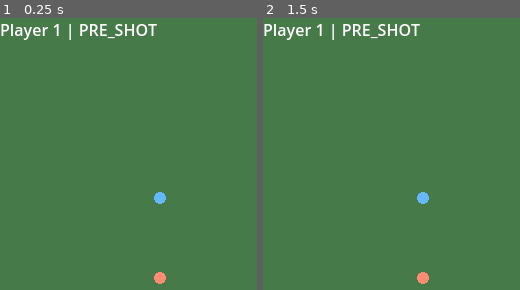
Above: before the commit, frames 1-2 (left to right).
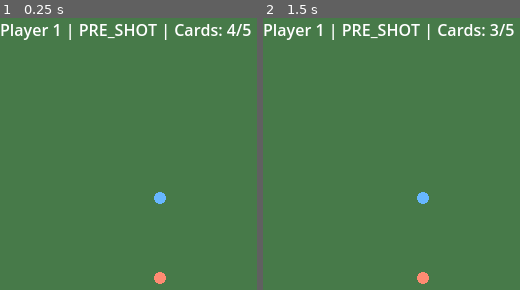
Above: after the commit, the same moments.

Repository: MancusMagpie/golfproject
Game: Godot game, scene res://scenes/main.tscn
Same seed, same stepped clock (60 frames per second), same inputs: the game is played once before the commit and once after it. The project has no main scene, so this scene is started directly.
Inputs (mouse positions are in pixels of both pictures, inside the frame that each line leads up to):
- Up to frame 1 (0.25 s): no input
- Up to frame 2 (1.5 s): tap Enter at 0.5 s; move the mouse to (outside the picture) at 0.52 s; tap 1 at 0.6 s; click (outside the picture) at 0.67 s; tap Space at 0.77, 1.25 s; tap 2 at 0.8 s; drag from (455, 216) to (outside the picture) at 1.27 s

The runs differ from the first frame. In frame 1, 0.6% of the frame differs, in the area x 64-98%, y 2-9%; in frame 2, 0.6%.

Commit message:
milestone0.4 complete
Added basic ability, and required pause to trigger then. added a hand size and card consumption

Diff:
--- a/scripts/ability_manager.gd
+++ b/scripts/ability_manager.gd
@@ -1 +1,236 @@
+
+class_name AbilityManager
 extends Node
+
+signal ability_played(player_id: int, ability_id: String)
+
+# Maximum number of cards a player can hold.
+@export_range(1, 20, 1)
+var max_hand_size: int = 5
+
+@onready var turn_manager: TurnManager = $"../TurnManager"
+@onready var reaction_manager: ReactionManager = $"../ReactionManager"
+
+# Each player has their own hand of cards.
+var hands: Array = [[], []]
+
+
+func _ready() -> void:
+	turn_manager.turn_started.connect(_on_turn_started)
+	_reset_test_hands()
+
+	print("[ABILITY] Test hands initialized")
+
+
+func _make_ability(
+	id: String,
+	display_name: String,
+	timing: GolfAbility.Timing,
+	price: int,
+	flight_allowed: bool = true,
+	post_allowed: bool = true
+) -> GolfAbility:
+	var ability := GolfAbility.new()
+
+	ability.ability_id = id
+	ability.ability_name = display_name
+	ability.timing = timing
+	ability.purchase_price = price
+	ability.allow_in_flight = flight_allowed
+	ability.allow_post_shot = post_allowed
+
+	return ability
+
+
+func _reset_test_hands() -> void:
+	for player_index in range(2):
+		hands[player_index] = []
+
+		_add_card(
+			player_index,
+			_make_ability(
+				"freeze_green",
+				"Freeze Green",
+				GolfAbility.Timing.PRE_SHOT,
+				4
+			)
+		)
+
+		_add_card(
+			player_index,
+			_make_ability(
+				"repair_club",
+				"Repair Club",
+				GolfAbility.Timing.POST_SHOT,
+				3
+			)
+		)
+
+		_add_card(
+			player_index,
+			_make_ability(
+				"sudden_gust",
+				"Sudden Gust",
+				GolfAbility.Timing.INSTANT,
+				9
+			)
+		)
+
+		_add_card(
+			player_index,
+			_make_ability(
+				"sudden_gust",
+				"Sudden Gust",
+				GolfAbility.Timing.INSTANT,
+				9
+			)
+		)
+
+
+func _add_card(
+	player_index: int,
+	ability: GolfAbility
+) -> bool:
+	if hands[player_index].size() >= max_hand_size:
+		print(
+			"[REJECTED] Player ",
+			player_index + 1,
+			" has reached maximum hand size"
+		)
+		return false
+
+	hands[player_index].append(ability)
+	return true
+
+
+func _on_turn_started(
+	_player_index: int,
+	turn_number: int
+) -> void:
+	# Temporary testing behaviour:
+	# Refill both hands at the start of every turn.
+	_reset_test_hands()
+
+	print(
+		"[ABILITY] Test hands reset for turn ",
+		turn_number
+	)
+
+
+func _is_timing_legal(
+	ability: GolfAbility,
+	player_index: int
+) -> bool:
+	var phase: TurnManager.Phase = turn_manager.phase
+
+	match ability.timing:
+		GolfAbility.Timing.PRE_SHOT:
+			return (
+				phase == TurnManager.Phase.PRE_SHOT
+				and player_index == turn_manager.current_player
+				and not reaction_manager.is_reaction_open
+			)
+
+		GolfAbility.Timing.POST_SHOT:
+			return (
+				phase == TurnManager.Phase.POST_SHOT
+				and player_index == turn_manager.current_player
+				and not reaction_manager.is_reaction_open
+			)
+
+		GolfAbility.Timing.INSTANT:
+			if phase == TurnManager.Phase.BALL_IN_MOTION:
+				return ability.allow_in_flight
+
+			if phase == TurnManager.Phase.POST_SHOT:
+				return ability.allow_post_shot
+
+	return false
+
+
+func has_playable_instant(
+	player_index: int,
+	phase: TurnManager.Phase
+) -> bool:
+	if player_index < 0 or player_index >= hands.size():
+		return false
+
+	for card in hands[player_index]:
+		var ability: GolfAbility = card
+
+		if ability.timing != GolfAbility.Timing.INSTANT:
+			continue
+
+		if (
+			phase == TurnManager.Phase.BALL_IN_MOTION
+			and ability.allow_in_flight
+		):
+			return true
+
+		if (
+			phase == TurnManager.Phase.POST_SHOT
+			and ability.allow_post_shot
+		):
+			return true
+
+	return false
+
+
+func try_play_ability(
+	player_index: int,
+	ability_id: String
+) -> bool:
+	if player_index < 0 or player_index >= hands.size():
+		return false
+
+	for card_index in range(hands[player_index].size()):
+		var ability: GolfAbility = hands[player_index][card_index]
+
+		if ability.ability_id != ability_id:
+			continue
+
+		if not _is_timing_legal(ability, player_index):
+			print(
+				"[REJECTED] ",
+				ability.ability_name,
+				" cannot be played in the current phase"
+			)
+			return false
+
+		# Instants require an owned, open reaction window.
+		if ability.timing == GolfAbility.Timing.INSTANT:
+			if (
+				not reaction_manager.is_reaction_open
+				or reaction_manager.reaction_player != player_index
+			):
+				print(
+					"[REJECTED] Open your own reaction window first"
+				)
+				return false
+
+		# Consume one copy of the card.
+		hands[player_index].remove_at(card_index)
+
+		print(
+			"[ABILITY] Player ",
+			player_index + 1,
+			" played ",
+			ability.ability_name,
+			" | Cards remaining: ",
+			hands[player_index].size()
+		)
+
+		if ability.timing == GolfAbility.Timing.INSTANT:
+			reaction_manager.record_card_played(player_index)
+
+		ability_played.emit(player_index, ability.ability_id)
+		return true
+
+	print(
+		"[REJECTED] Player ",
+		player_index + 1,
+		" does not have card: ",
+		ability_id
+	)
+
+	return false
--- /dev/null
+++ b/scripts/golf_ability.gd
@@ -0,0 +1,24 @@
+
+class_name GolfAbility
+extends Resource
+
+enum Timing {
+	PRE_SHOT,
+	POST_SHOT,
+	INSTANT
+}
+
+@export var ability_id: String = ""
+@export var ability_name: String = ""
+@export_multiline var description: String = ""
+
+@export var timing: Timing = Timing.PRE_SHOT
+
+# Cost to purchase the card at the clubhouse.
+# No cost is incurred when activating it.
+@export_range(0, 999, 1)
+var purchase_price: int = 0
+
+# Only relevant to INSTANT abilities.
+@export var allow_in_flight: bool = true
+@export var allow_post_shot: bool = true
--- a/scripts/hud.gd
+++ b/scripts/hud.gd
@@ -3,11 +3,13 @@
 
 @onready var turn_manager: TurnManager = $"../TurnManager"
 @onready var reaction_manager: ReactionManager = $"../ReactionManager"
+@onready var ability_manager: AbilityManager = $"../AbilityManager"
 @onready var turn_label: Label = $TurnLabel
 
 
 func _process(_delta: float) -> void:
-	var player_number: int = turn_manager.current_player + 1
+	var player_index: int = turn_manager.current_player
+	var player_number: int = player_index + 1
 
 	var phase_name: String = TurnManager.Phase.keys()[
 		turn_manager.phase
@@ -18,20 +20,29 @@
 		phase_name
 	]
 
-	# Show the post-shot countdown.
+	# Show current player's hand size.
+	var hand_size: int = ability_manager.hands[player_index].size()
+	var max_hand_size: int = ability_manager.max_hand_size
+
+	display_text += " | Cards: %d/%d" % [
+		hand_size,
+		max_hand_size
+	]
+
+	# Show remaining post-shot countdown.
 	if turn_manager.phase == TurnManager.Phase.POST_SHOT:
 		var remaining: float = turn_manager.end_turn_timer.time_left
 		display_text += " | %.1fs" % remaining
 
-	# Show reaction ownership and remaining time.
+	# Show reaction window owner and countdown.
 	if reaction_manager.is_reaction_open:
-		var reaction_player: int = reaction_manager.reaction_player + 1
+		var reacting_player: int = reaction_manager.reaction_player + 1
 		var reaction_remaining: float = (
 			reaction_manager.reaction_timer.time_left
 		)
 
-		display_text += " | P%d REACTION: %.1fs" % [
-			reaction_player,
+		display_text += "\nP%d REACTION PAUSED | %.1fs" % [
+			reacting_player,
 			reaction_remaining
 		]
 
--- a/scripts/reaction_manager.gd
+++ b/scripts/reaction_manager.gd
@@ -9,6 +9,7 @@
 var reaction_duration: float = 30.0
 
 @onready var turn_manager: TurnManager = $"../TurnManager"
+@onready var ability_manager: AbilityManager = $"../AbilityManager"
 
 @onready var balls: Array[GolfBall] = [
 	$"../GolfBall",
@@ -18,34 +19,22 @@
 var is_reaction_open: bool = false
 var reaction_player: int = -1
 
-# One opportunity per player, per phase, per shot.
-var used_in_flight: Array[bool] = [false, false]
-var used_post_shot: Array[bool] = [false]
+# Track empty reactions for future penalties.
+var consecutive_empty_reactions: Array[int] = [0, 0]
+var cards_played_this_window: int = 0
 
-var tracked_turn: int = -1
 var reaction_timer: Timer
 
 
 func _ready() -> void:
-	# Create our reaction countdown timer.
 	reaction_timer = Timer.new()
 	reaction_timer.name = "ReactionTimer"
 	reaction_timer.one_shot = true
-	reaction_timer.process_callback = Timer.TIMER_PROCESS_IDLE
-
 	add_child(reaction_timer)
 
-	reaction_timer.timeout.connect(
-		_on_reaction_timeout
-	)
-
-	reaction_window_opened.connect(
-		_on_reaction_opened
-	)
-
-	reaction_window_closed.connect(
-		_on_reaction_closed
-	)
+	reaction_timer.timeout.connect(_on_reaction_timeout)
+	reaction_window_opened.connect(_on_reaction_opened)
+	reaction_window_closed.connect(_on_reaction_closed)
 
 
 func _unhandled_key_input(event: InputEvent) -> void:
@@ -65,114 +54,108 @@
 		if reaction_player == player_index:
 			close_reaction_window()
 		else:
-			print(
-				"[REJECTED] Player ",
-				reaction_player + 1,
-				" already owns the reaction window"
-			)
+			print("[REJECTED] Another player's reaction is open")
 		return
 
 	open_reaction_window(player_index)
 
 
 func open_reaction_window(player_index: int) -> void:
-	_reset_usage_if_new_turn()
-
 	if is_reaction_open:
 		return
 
 	var phase: TurnManager.Phase = turn_manager.phase
 
 	if phase == TurnManager.Phase.PRE_SHOT:
-		print("[REJECTED] Cannot open a reaction before a shot")
+		print("[REJECTED] Reactions unavailable before shooting")
 		return
 
-	if phase == TurnManager.Phase.BALL_IN_MOTION:
-		if used_in_flight[player_index]:
-			print(
-				"[REJECTED] Player ",
-				player_index + 1,
-				" already used their in-flight reaction"
-			)
-			return
+	if player_index < 0 or player_index >= 2:
+		return
 
-		used_in_flight[player_index] = true
-
-	elif phase == TurnManager.Phase.POST_SHOT:
-		if used_post_shot[player_index]:
-			print(
-				"[REJECTED] Player ",
-				player_index + 1,
-				" already used their post-shot reaction"
-			)
-			return
-
-		used_post_shot[player_index] = true
-
-	else:
+	# Only allow reactions with an eligible instant in hand.
+	if not ability_manager.has_playable_instant(player_index, phase):
+		print(
+			"[REJECTED] Player ",
+			player_index + 1,
+			" has no playable instant"
+		)
 		return
 
 	is_reaction_open = true
 	reaction_player = player_index
+	cards_played_this_window = 0
 
-	# Freeze the post-shot timer if it is running.
 	if phase == TurnManager.Phase.POST_SHOT:
 		turn_manager.end_turn_timer.paused = true
 
-	# Start the reaction window countdown.
 	reaction_timer.start(reaction_duration)
 
 	print(
 		"[REACTION] Player ",
 		player_index + 1,
-		" opened a reaction window during ",
+		" opened a reaction during ",
 		TurnManager.Phase.keys()[phase]
 	)
 
+	reaction_window_opened.emit(player_index)
+
+
+func record_card_played(player_index: int) -> void:
+	if not is_reaction_open:
+		return
+
+	if player_index != reaction_player:
+		return
+
+	cards_played_this_window += 1
+
 	print(
-		"[REACTION] Window closes in ",
-		reaction_duration,
-		" seconds"
+		"[REACTION] Player ",
+		player_index + 1,
+		" played an instant — resuming simulation"
 	)
 
-	reaction_window_opened.emit(player_index)
+	# Automatically resume gameplay after the instant is played.
+	close_reaction_window()
 
 
 func close_reaction_window() -> void:
 	if not is_reaction_open:
 		return
 
+	var closing_player: int = reaction_player
+
 	reaction_timer.stop()
-
 	is_reaction_open = false
 
-	# Resume the normal post-shot timer.
 	turn_manager.end_turn_timer.paused = false
 
-	print("[REACTION] Window closed — simulation resumed")
+	if cards_played_this_window == 0:
+		consecutive_empty_reactions[closing_player] += 1
+
+		print(
+			"[REACTION] Empty reaction | Player ",
+			closing_player + 1,
+			" | Consecutive empty windows: ",
+			consecutive_empty_reactions[closing_player]
+		)
+	else:
+		consecutive_empty_reactions[closing_player] = 0
+		print("[REACTION] Valid reaction — gameplay resumed")
 
 	reaction_window_closed.emit()
 
 	reaction_player = -1
+	cards_played_this_window = 0
 
 
 func _on_reaction_timeout() -> void:
 	if not is_reaction_open:
 		return
 
-	print("[REACTION] 30-second reaction window expired")
-
+	print("[REACTION] Reaction timer expired")
 	close_reaction_window()
-
-
-func _reset_usage_if_new_turn() -> void:
-	if tracked_turn == turn_manager.turn_number:
-		return
-
-	tracked_turn = turn_manager.turn_number
-
-	used_in_flight = [false, false]
-	used_post_shot = [false, false]
 
 
 func _on_reaction_opened(_player_id: int) -> void:
--- a/scripts/turn_manager.gd
+++ b/scripts/turn_manager.gd
@@ -1,6 +1,8 @@
 
 class_name TurnManager
 extends Node
+
+signal turn_started(player_index: int, turn_number: int)
 
 enum Phase {
 	PRE_SHOT,
@@ -8,19 +10,17 @@
 	POST_SHOT
 }
 
-# Duration of the post-shot phase in seconds.
 @export_range(0.1, 120.0, 0.1)
 var post_shot_duration: float = 5.0
 
-# References to the two player balls.
 @onready var balls: Array[GolfBall] = [
 	$"../GolfBall",
 	$"../GolfBall2"
 ]
 
-# Timer must be a child of TurnManager.
 @onready var end_turn_timer: Timer = $EndTurnTimer
 @onready var reaction_manager: ReactionManager = $"../ReactionManager"
+@onready var ability_manager: AbilityManager = $"../AbilityManager"
 
 var current_player: int = 0
 var turn_number: int = 1
@@ -28,11 +28,10 @@
 
 
 func _ready() -> void:
-	# Configure the countdown timer.
 	end_turn_timer.one_shot = true
+	end_turn_timer.paused = false
 	end_turn_timer.timeout.connect(_on_end_turn_timeout)
 
-	# Connect signals from both balls.
 	for i in range(balls.size()):
 		balls[i].shot_started.connect(
 			_on_shot_started.bind(i)
@@ -50,7 +49,10 @@
 
 
 func can_shoot() -> bool:
-	return phase == Phase.PRE_SHOT
+	return (
+		phase == Phase.PRE_SHOT
+		and not reaction_manager.is_reaction_open
+	)
 
 
 func _on_shot_started(player_index: int) -> void:
@@ -73,41 +75,36 @@
 	if phase != Phase.BALL_IN_MOTION:
 		return
 
-	# Enter the post-shot phase.
 	phase = Phase.POST_SHOT
 
-	print("[PHASE] POST_SHOT")
-
-	# Start the configurable countdown.
+	end_turn_timer.paused = false
 	end_turn_timer.start(post_shot_duration)
 
+	print("[PHASE] POST_SHOT")
 	print(
 		"[TURN] Auto-ending in ",
 		post_shot_duration,
-		" seconds. Press SPACE to end early."
+		" seconds"
 	)
 
 
 func _on_end_turn_timeout() -> void:
-	print("[TURN] Post-shot timer expired")
 	_end_turn()
 
 
 func _end_turn() -> void:
 	if reaction_manager.is_reaction_open:
-		print("[REJECTED] Close reaction window first")
+		print("[REJECTED] Close the reaction window first")
 		return
 
 	if phase != Phase.POST_SHOT:
 		print("[REJECTED] Cannot end turn yet")
 		return
 
-	# Stop the timer if manually ending early.
 	end_turn_timer.stop()
+	end_turn_timer.paused = false
 
-	# Alternate between players.
 	current_player = (current_player + 1) % balls.size()
-
 	turn_number += 1
 	phase = Phase.PRE_SHOT
 
@@ -121,83 +118,37 @@
 	print("[PHASE] PRE_SHOT")
 	print("==============================")
 
+	turn_started.emit(current_player, turn_number)
+
 
 func _unhandled_key_input(event: InputEvent) -> void:
-	if not event is InputEventKey:
-		return
-
 	if not event.pressed or event.echo:
 		return
 
 	match event.keycode:
 		KEY_1:
-			_try_ability(
+			ability_manager.try_play_ability(
 				current_player,
-				"Freeze Green",
-				Phase.PRE_SHOT
+				"freeze_green"
 			)
 
 		KEY_2:
-			_try_ability(
+			ability_manager.try_play_ability(
 				current_player,
-				"Repair Club",
-				Phase.POST_SHOT
+				"repair_club"
 			)
 
 		KEY_Q:
-			_try_instant(
+			ability_manager.try_play_ability(
 				0,
-				"Sudden Gust"
+				"sudden_gust"
 			)
 
 		KEY_E:
-			_try_instant(
+			ability_manager.try_play_ability(
 				1,
-				"Sudden Gust"
+				"sudden_gust"
 			)
 
 		KEY_SPACE:
 			_end_turn()
-
-
-func _try_ability(
-	player_index: int,
-	ability_name: String,
-	required_phase: Phase
-) -> void:
-	if phase != required_phase:
-		print(
-			"[REJECTED] ",
-			ability_name,
-			" cannot be used during ",
-			Phase.keys()[phase]
-		)
-		return
-
-	print(
-		"[ABILITY] Player ",
-		player_index + 1,
-		" activated ",
-		ability_name,
-		" during ",
-		Phase.keys()[phase]
-	)
-
-
-func _try_instant(
-	player_index: int,
-	ability_name: String
-) -> void:
-	# Instants are allowed during any phase
-	# and on either player's turn.
-	print(
-		"[INSTANT] Player ",
-		player_index + 1,
-		" activated ",
-		ability_name,
-		" during Player ",
-		current_player + 1,
-		"'s turn (",
-		Phase.keys()[phase],
-		")"
-	)
Not shown, added: scripts/golf_ability.gd.uid
